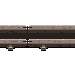
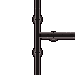
Layered file, before and after one edit (75×75). Changes by layer:
moved "Calque 5" into group "old copie" over 0, 25, 75, 51
added group "old" with 14 layers above "Calque 5 copie 7" over 0, 0, 75, 75
added layer "Calque 5 copie 17" in group "old" over 32, 0, 75, 75
